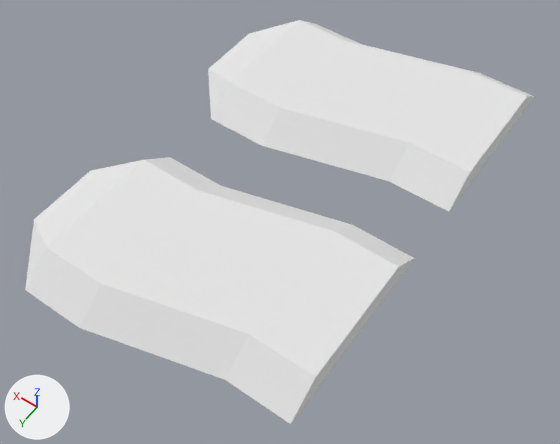
A saved change to the OBJ model DynamicLab/Assets/Nature Kit/Models/OBJ format/crops_dirtDoubleRowEnd.obj.
One viewpoint serves both versions: a 50 mm lens placed at (-0.765, 0.833, 1.101), pointed at (-0.245, 0.106, -0.043). The axes (+X, +Y, +Z) are drawn at lower left. The lights are the same throughout. The older version comes first. Where no turn or scale is listed for an object, it has been applied to the vertices.

In view in the first picture: 'crops_dirtDoubleRowEnd'.
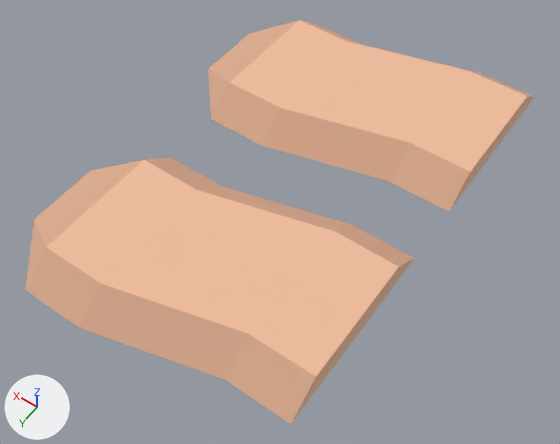
Boxes (x1, y1, x2, y2) around the edits, measured in the pictures (560 x 444 px):
'crops_dirtDoubleRowEnd', recoloured (white to beige): (25, 20, 534, 424) in both

What the commit changed:
Material 'dirtDark' (mat_dirtdark) changes colour from white #e7e7e7 to beige #dbab8e; in linear values from (0.8, 0.8, 0.8) to (0.71, 0.408, 0.271).
Material 'dirt' (mat_dirt) changes colour from white #e7e7e7 to beige #f2be9e; in linear values from (0.8, 0.8, 0.8) to (0.886, 0.514, 0.341).
